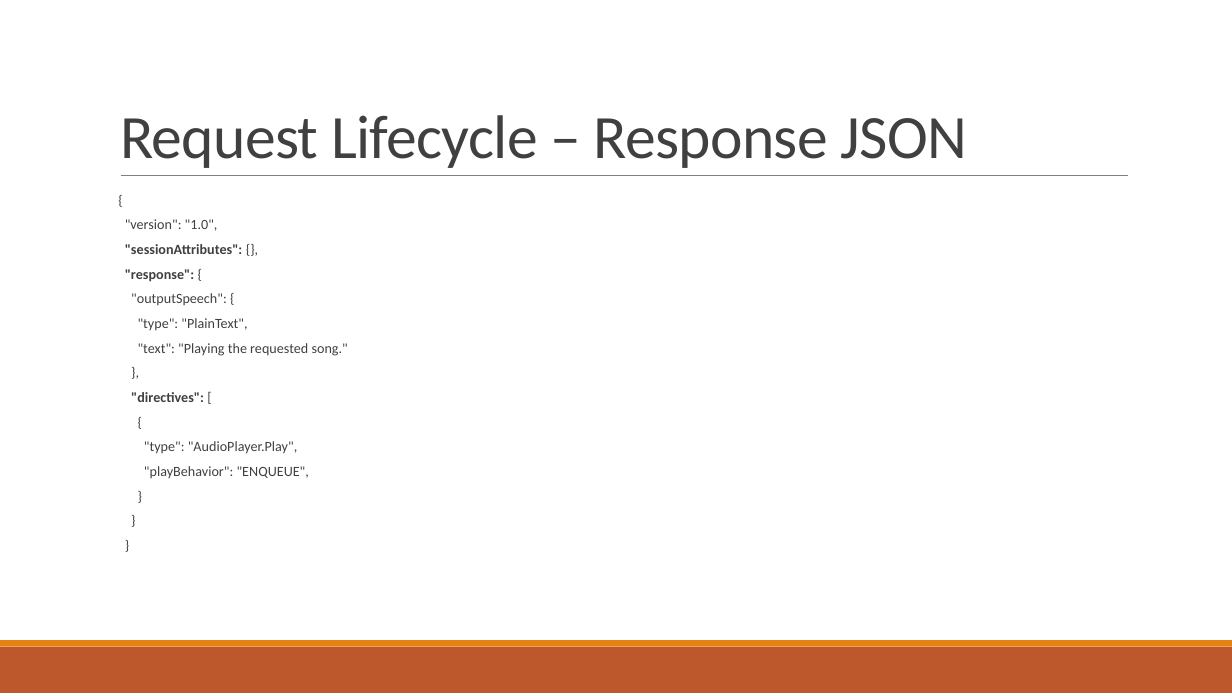
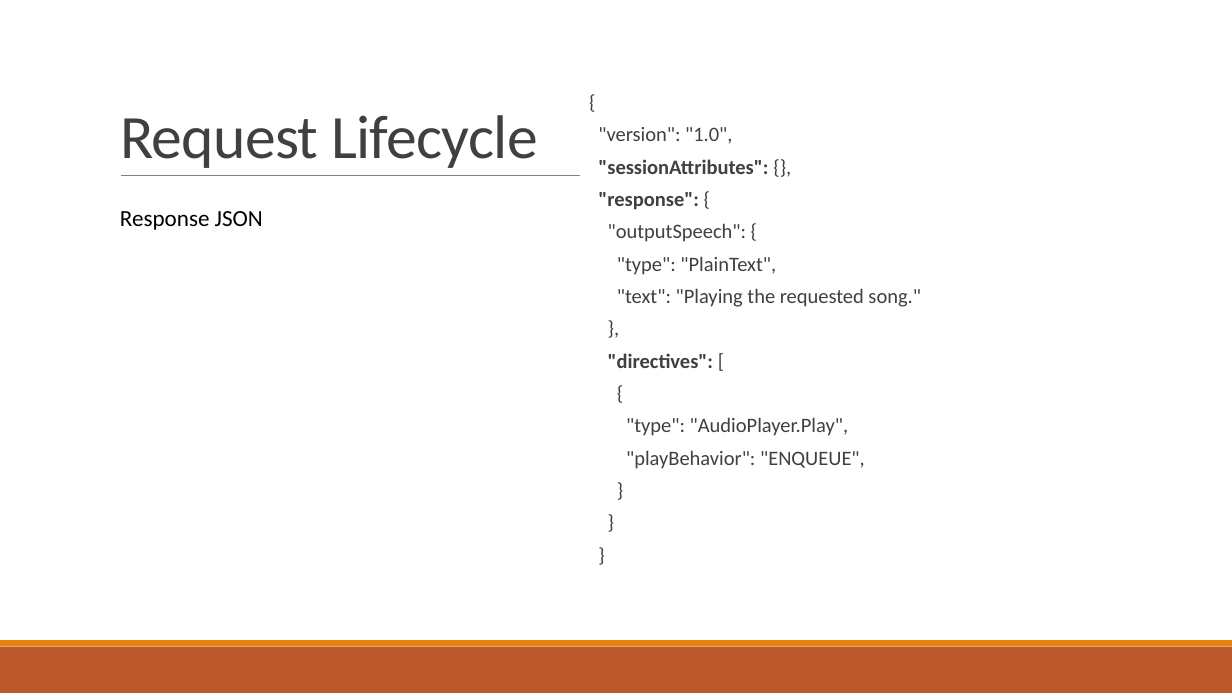
Before and after one commit to stoiveyp/DDDWales2018, a slide deck: slide 14 of Presentation/VoiceAndMore.pptx (slide 13 before the commit). Drawn at 1232x693 pixels with LibreOffice and Linux fonts; fonts in the diff are those of the drawing. Boxes give left, top, right and bottom in pixels: in the first picture for what was removed or moved away, otherwise in the second. Text is boxed around its words. In the diff, an @@ line names an element or a change of style, - is before the commit and + after.

Commit message:
minor presentation tweaks

```diff
--- a/Presentation/VoiceAndMore.pptx
+++ b/Presentation/VoiceAndMore.pptx
@@ text "{": place and size @@
-text "{" at bbox=[125, 219, 348, 478]
+text "{" at bbox=[598, 127, 921, 469]
@@ text "{" at bbox=[598, 127, 921, 469]: size 11 to 16 pt @@
@@ title at bbox=[120, 115, 538, 168]: text changed @@
-Request Lifecycle – Response JSON
+Request Lifecycle
@@ text added at bbox=[120, 211, 263, 230], 18 pt, text #000000 @@
+Response JSON
```
Also in this commit, not shown: 4 other slides changed.
